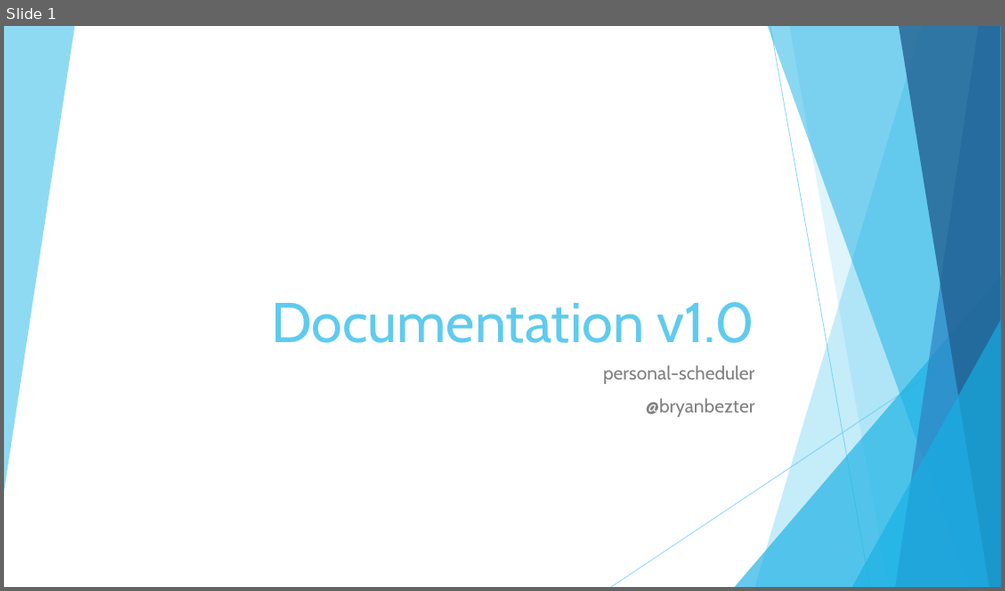
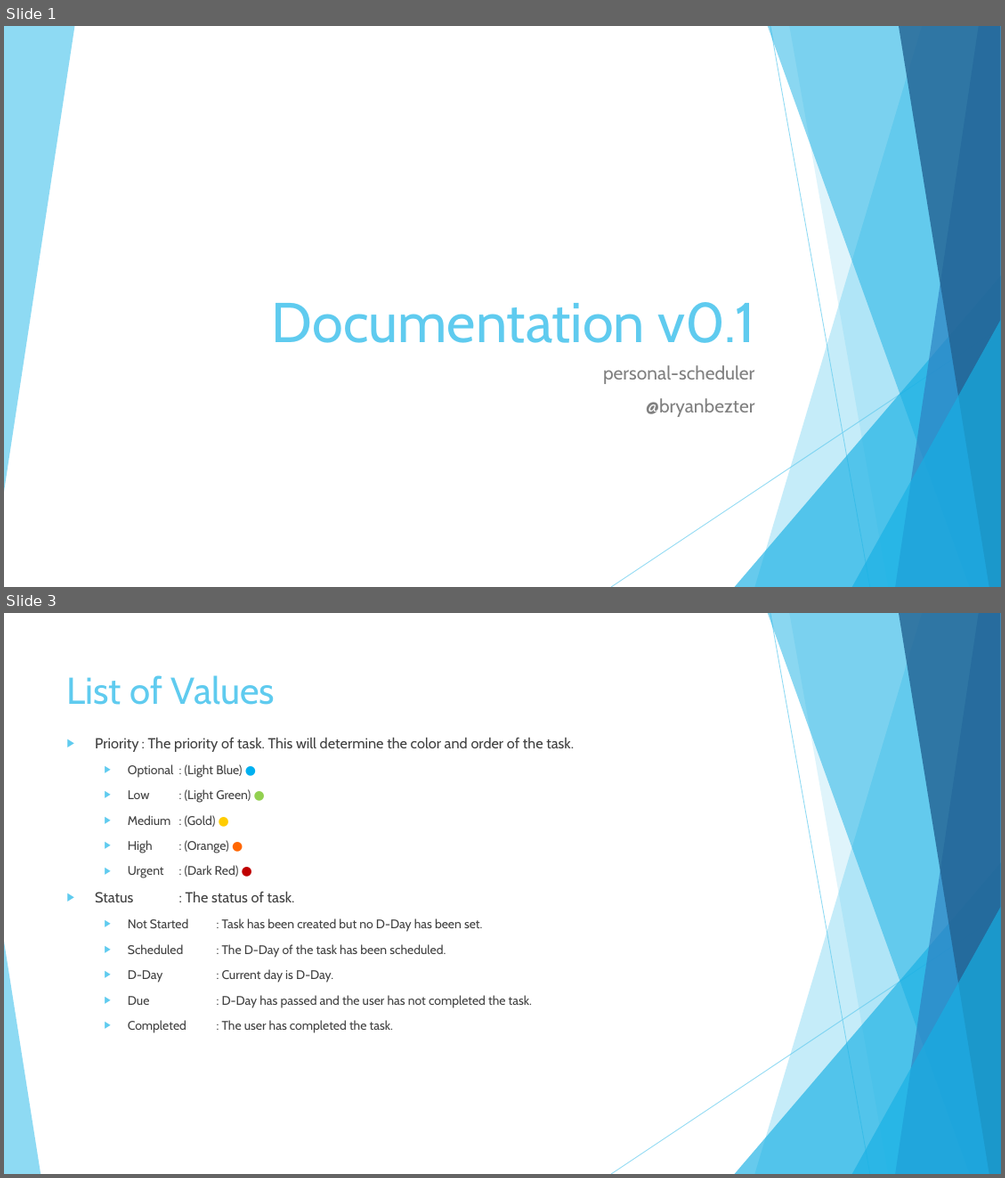
Before and after one commit to bryanbezter/personal-scheduler, a slide deck: Documentation v1.0.pptx. Shown one above the other, each under a label of ours: slide 1 before the commit, slides 1 and 3 after it; the slides between them are not shown. The pictures are 1005x591 and 1005x1178 pixels, drawn with LibreOffice and Linux fonts; fonts in the diff are those of the drawing. Boxes give left, top, right and bottom in pixels: in the first picture for what was removed or moved away, otherwise in the second. Text is boxed around its words. In the diff, an @@ line names an element or a change of style, - is before the commit and + after.

Commit message:
Update documentation
- Finish UI design
- Update db design
- Update state diagram
- Update functional design

```diff
--- a/Documentation v1.0.pptx
+++ b/Documentation v1.0.pptx
@@ slide 3 added at <box>4,613,1001,1174</box>, background #FFFFFF; not listed: 9 template elements that a slide beside it also shows @@
@@ title added at <box>67,675,275,705</box>, 36 pt, text #5FCBEF @@
+List of Values
@@ text added at <box>95,737,574,1033</box>, 12 pt, text #404040 @@
+▶ Priority : The priority of task. This will determine the color and order of the task.
+  ▶ Optional : (Light Blue) ●
+  ▶ Low : (Light Green) ●
+  ▶ Medium : (Gold) ●
+  ▶ High : (Orange) ●
+  ▶ Urgent : (Dark Red) ●
+▶ Status : The status of task.
+  ▶ Not Started : Task has been created but no D-Day has been set.
+  ▶ Scheduled : The D-Day of the task has been scheduled.
+  ▶ D-Day : Current day is D-Day.
+  ▶ Due : D-Day has passed and the user has not completed the task.
+  ▶ Completed : The user has completed the task.
@@ triangle added at <box>4,941,40,1174</box>, fill #5FCBEF at 70% opacity @@
@@ slide 1 changed as well @@
@@ title at <box>272,302,754,343</box>: text changed @@
-Documentation v1.0
+Documentation v0.1
```
Also in this commit, not shown: 8 other slides changed, 11 other slides added, 6 slides removed.
